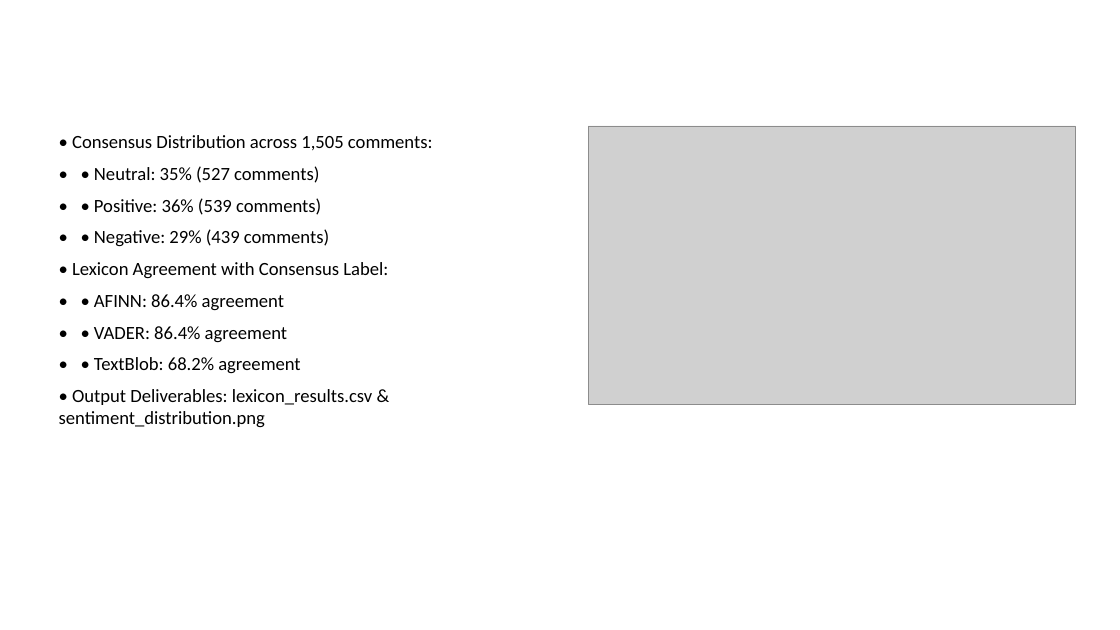
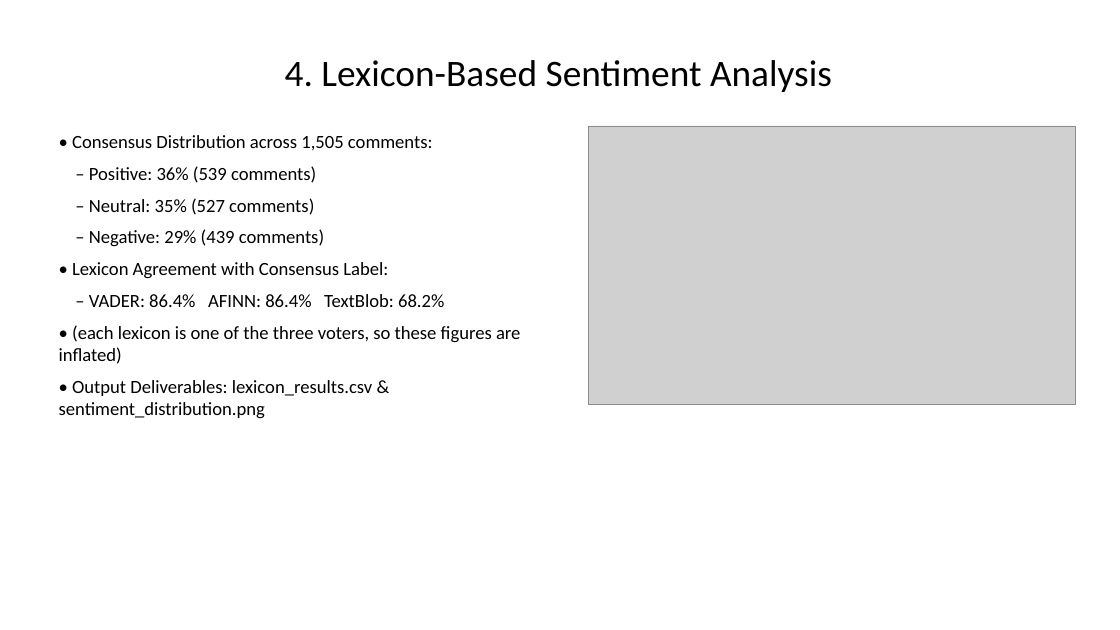
Before and after one commit to msallsundaee/Sentiment-Analysis, a slide deck: slide 5 of results/Sentiment_Analysis_Inflation.pptx. Drawn at 1120x630 pixels with LibreOffice and Linux fonts; fonts in the diff are those of the drawing; grey boxes stand for pictures. Boxes give left, top, right and bottom in pixels: in the first picture for what was removed or moved away, otherwise in the second. Text is boxed around its words. In the diff, an @@ line names an element or a change of style, - is before the commit and + after.

```diff
--- a/results/Sentiment_Analysis_Inflation.pptx
+++ b/results/Sentiment_Analysis_Inflation.pptx
@@ title added at <box>285,60,832,92</box>, 32 pt, text #000000 @@
+4. Lexicon-Based Sentiment Analysis
@@ text at <box>89,166,324,247</box>: text changed @@
-• • Neutral: 35% (527 comments)
-• • Positive: 36% (539 comments)
-• • Negative: 29% (439 comments)
+– Positive: 36% (539 comments)
+– Neutral: 35% (527 comments)
+– Negative: 29% (439 comments)
@@ text at <box>59,294,520,364</box>: text changed @@
-• • AFINN: 86.4% agreement
-• • VADER: 86.4% agreement
-• • TextBlob: 68.2% agreement
+– VADER: 86.4% AFINN: 86.4% TextBlob: 68.2%
+• (each lexicon is one of the three voters, so these figures are inflated)
```
Also in this commit, not shown: 10 other slides changed, 12 other files.
